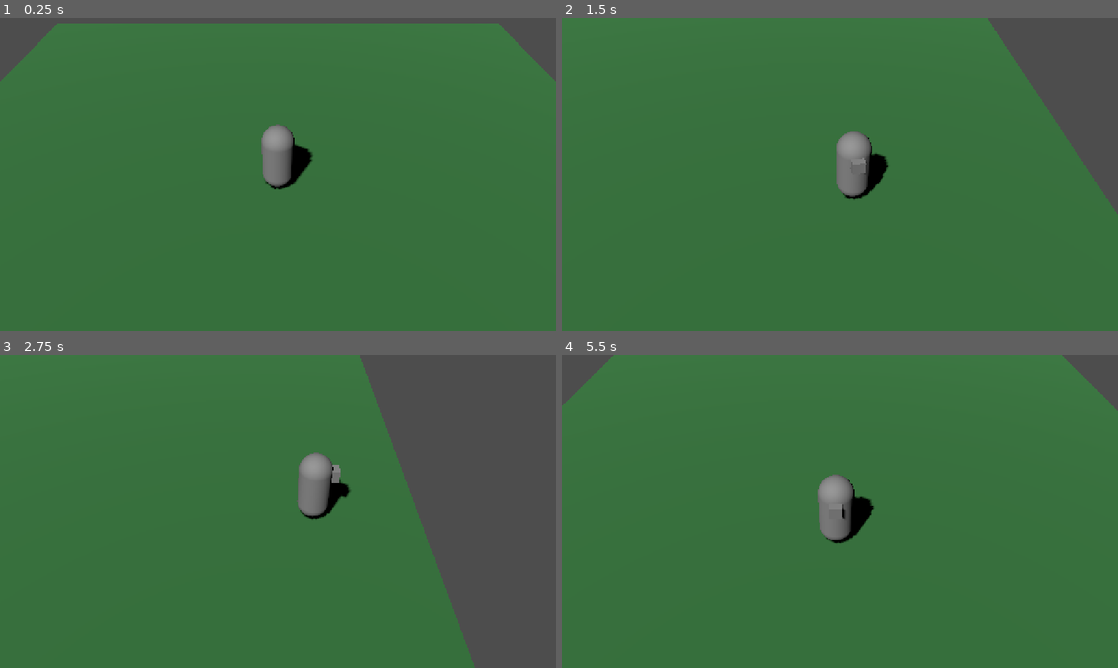
Above: before the commit, frames 1-4 (two rows, left to right).
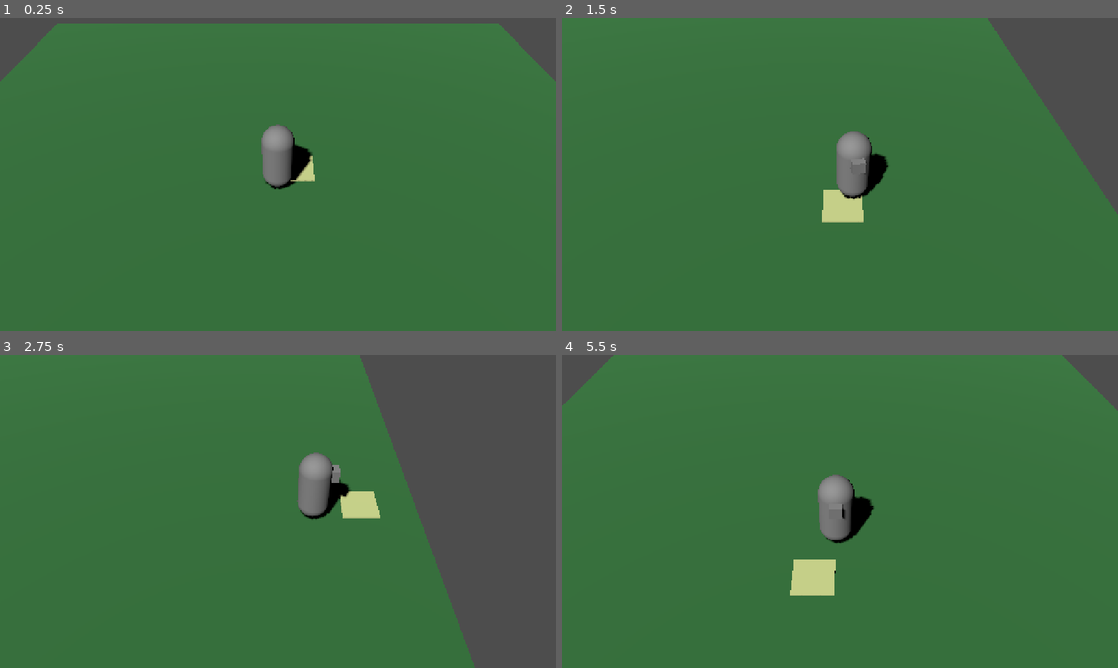
Above: after the commit, the same moments.

Repository: ParvezAli12/Meadowfolk
Game: Godot game, scene res://scenes/main/main.tscn
Same seed, same stepped clock (60 frames per second), same inputs: the game is played once before the commit and once after it.
Inputs:
- Up to frame 1 (0.25 s): no input
- Up to frame 2 (1.5 s): hold D (move_right) 0.53-1.28 s; hold S (move_down) from 1.28 s (still down)
- Up to frame 3 (2.75 s): release S (move_down) at 2.03 s; hold D (move_right) from 2.03 s (still down)
- Up to frame 4 (5.5 s): release D (move_right) at 2.78 s; hold W (move_up) 2.78-3.53 s; hold A (move_left) 3.53-5.03 s; hold S (move_down) from 5.03 s (still down)

The runs differ from the first frame. In frame 1, 0.2% of the frame differs, in the area x 52-57%, y 44-53%; in frame 2, 0.7%; in frame 3, 0.5%; in frame 4, 0.9%, in the area x 41-50%, y 65-77%.

Commit message:
Add tile grid and facing-tile cursor

Diff:
--- a/project.godot
+++ b/project.godot
@@ -14,6 +14,10 @@
 run/main_scene="uid://c4aathxmmlayb"
 config/features=PackedStringArray("4.7", "Mobile")
 config/icon="res://icon.svg"
+
+[autoload]
+
+GameGrid="*uid://0wqsejsj4yaj"
 
 [display]
 
--- a/scenes/main/main.tscn
+++ b/scenes/main/main.tscn
@@ -2,6 +2,7 @@
 
 [ext_resource type="PackedScene" uid="uid://bemn6fiec2ka6" path="res://scenes/player/player.tscn" id="1_hyk8p"]
 [ext_resource type="Script" uid="uid://08o67esefcbm" path="res://scripts/camera_rig.gd" id="2_iuonh"]
+[ext_resource type="Script" uid="uid://cxt48vg0l6ete" path="res://scripts/tile_cursor.gd" id="3_k2fmo"]
 
 [sub_resource type="StandardMaterial3D" id="StandardMaterial3D_vom5j"]
 albedo_color = Color(0.21214908, 0.4781819, 0.24135941, 1)
@@ -12,6 +13,14 @@
 
 [sub_resource type="ConcavePolygonShape3D" id="ConcavePolygonShape3D_hyk8p"]
 data = PackedVector3Array(10, 0, 10, -10, 0, 10, 10, 0, -10, -10, 0, 10, -10, 0, -10, 10, 0, -10)
+
+[sub_resource type="StandardMaterial3D" id="StandardMaterial3D_oenq4"]
+transparency = 1
+albedo_color = Color(1, 1, 0.6666667, 0.81960785)
+
+[sub_resource type="BoxMesh" id="BoxMesh_n1dt2"]
+material = SubResource("StandardMaterial3D_oenq4")
+size = Vector3(0.95, 0.05, 0.95)
 
 [node name="Main" type="Node3D" unique_id=800150577]
 
@@ -36,3 +45,8 @@
 transform = Transform3D(1, 0, 0, 0, 0.70710677, 0.70710677, 0, -0.70710677, 0.70710677, 0, 7, 7)
 fov = 45.0
 script = ExtResource("2_iuonh")
+
+[node name="TileCursor" type="MeshInstance3D" parent="." unique_id=150851885]
+transform = Transform3D(1, 0, 0, 0, 1, 0, 0, 0, 1, -0.37586665, 0.0053195357, 0.10299468)
+mesh = SubResource("BoxMesh_n1dt2")
+script = ExtResource("3_k2fmo")
--- /dev/null
+++ b/scripts/autoload/game_grid.gd
@@ -0,0 +1,9 @@
+extends Node
+
+const TILE_SIZE := 1.0
+
+func world_to_tile(pos: Vector3) -> Vector2i:
+	return Vector2i(floori(pos.x / TILE_SIZE), floori(pos.z / TILE_SIZE))
+
+func tile_to_world(tile: Vector2i) -> Vector3:
+	return Vector3((tile.x + 0.5) * TILE_SIZE, 0.0, (tile.y + 0.5) * TILE_SIZE)
--- a/scripts/player.gd
+++ b/scripts/player.gd
@@ -6,15 +6,12 @@
 
 @onready var model: Node3D = $Model
 
-func _ready() -> void:
-	print("Player script is running")
+var facing := Vector3(0, 0, -1)
+var facing_tile := Vector2i.ZERO
 
 func _physics_process(delta: float) -> void:
 	var input_dir := Input.get_vector("move_left", "move_right", "move_up", "move_down")
 	var direction := Vector3(input_dir.x, 0.0, input_dir.y)
-
-	if input_dir != Vector2.ZERO:
-		print("input: ", input_dir)
 
 	if direction.length() > 0.0:
 		direction = direction.normalized()
@@ -22,6 +19,11 @@
 		velocity.z = direction.z * speed
 		var target_angle := atan2(-direction.x, -direction.z)
 		model.rotation.y = lerp_angle(model.rotation.y, target_angle, turn_speed * delta)
+		# Snap facing to the nearest of the 4 directions
+		if abs(direction.x) > abs(direction.z):
+			facing = Vector3(sign(direction.x), 0, 0)
+		else:
+			facing = Vector3(0, 0, sign(direction.z))
 	else:
 		velocity.x = move_toward(velocity.x, 0.0, speed)
 		velocity.z = move_toward(velocity.z, 0.0, speed)
@@ -32,3 +34,6 @@
 		velocity.y = 0.0
 
 	move_and_slide()
+
+	var current_tile := GameGrid.world_to_tile(global_position)
+	facing_tile = current_tile + Vector2i(int(facing.x), int(facing.z))
--- /dev/null
+++ b/scripts/tile_cursor.gd
@@ -0,0 +1,10 @@
+extends MeshInstance3D
+
+var player: Node3D
+
+func _ready() -> void:
+	top_level = true
+	player = get_tree().current_scene.get_node("Player")
+
+func _process(_delta: float) -> void:
+	global_position = GameGrid.tile_to_world(player.facing_tile) + Vector3(0, 0.03, 0)
Not shown, added: scripts/autoload/game_grid.gd.uid
Not shown, added: scripts/tile_cursor.gd.uid
